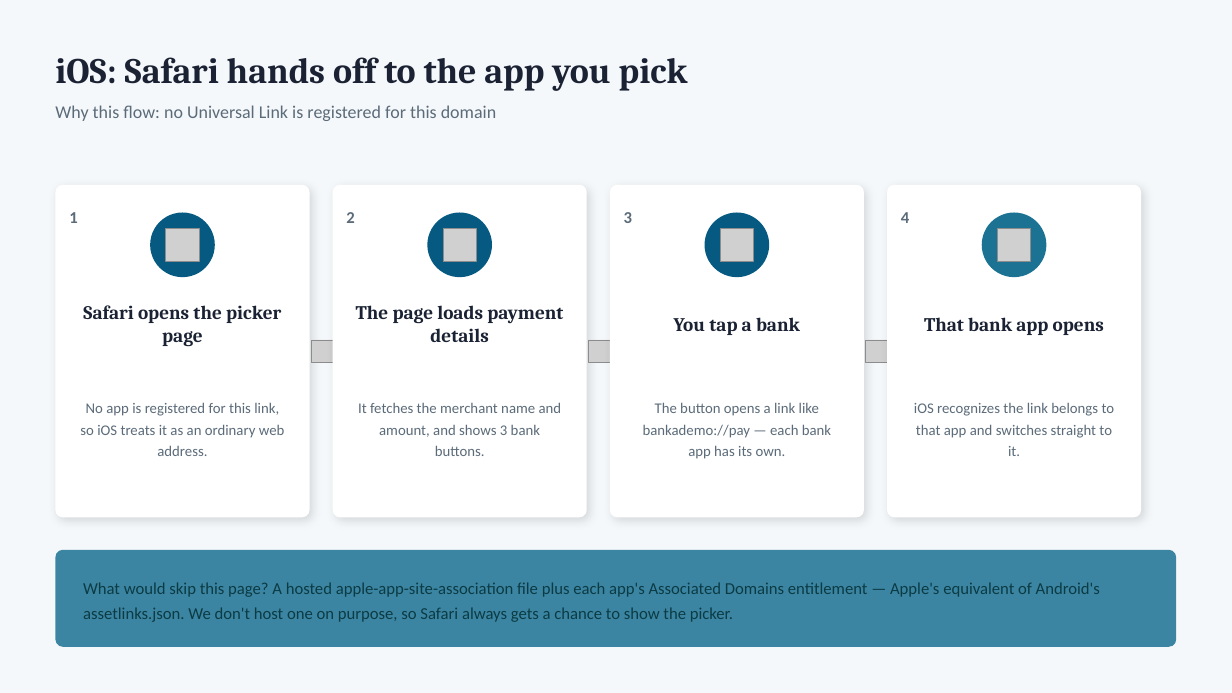
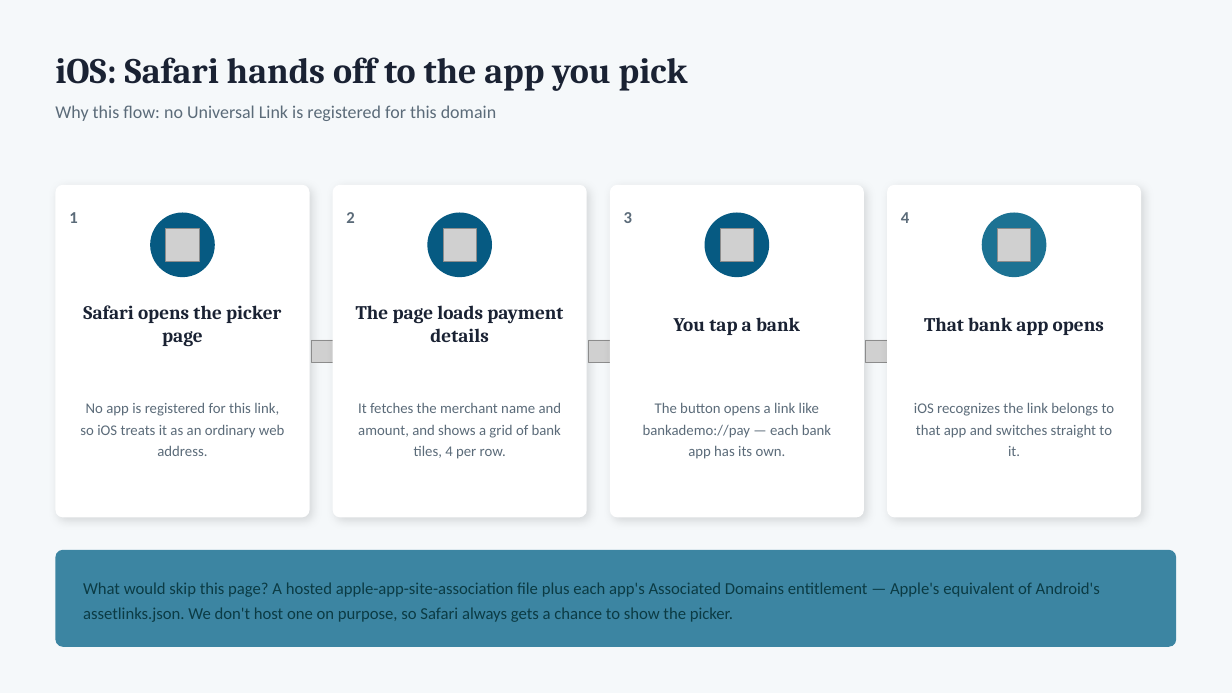
Before and after one commit to deandrehaijielim-commits/sgqr-deep-link-demo, a slide deck: slide 6 of SGQR_Deep_Linking_Simulation.pptx. Drawn at 1232x693 pixels with LibreOffice and Linux fonts; fonts in the diff are those of the drawing; grey boxes stand for pictures. Boxes give left, top, right and bottom in pixels: in the first picture for what was removed or moved away, otherwise in the second. Text is boxed around its words. In the diff, an @@ line names an element or a change of style, - is before the commit and + after.

```diff
--- a/SGQR_Deep_Linking_Simulation.pptx
+++ b/SGQR_Deep_Linking_Simulation.pptx
@@ text at [358, 402, 562, 459]: text changed @@
-It fetches the merchant name and amount, and shows 3 bank buttons.
+It fetches the merchant name and amount, and shows a grid of bank tiles, 4 per row.
```
Also in this commit, not shown: 2 other slides changed, 2 slides added, 2 other files.
